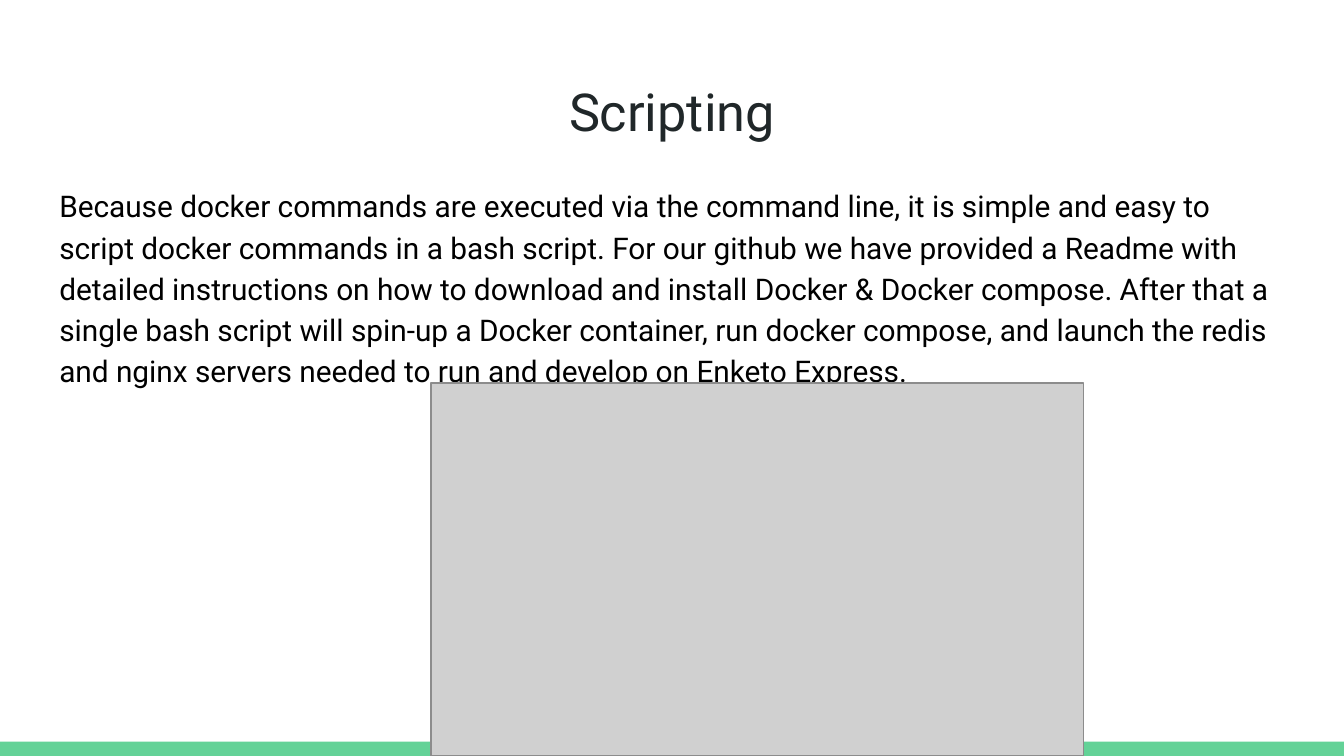
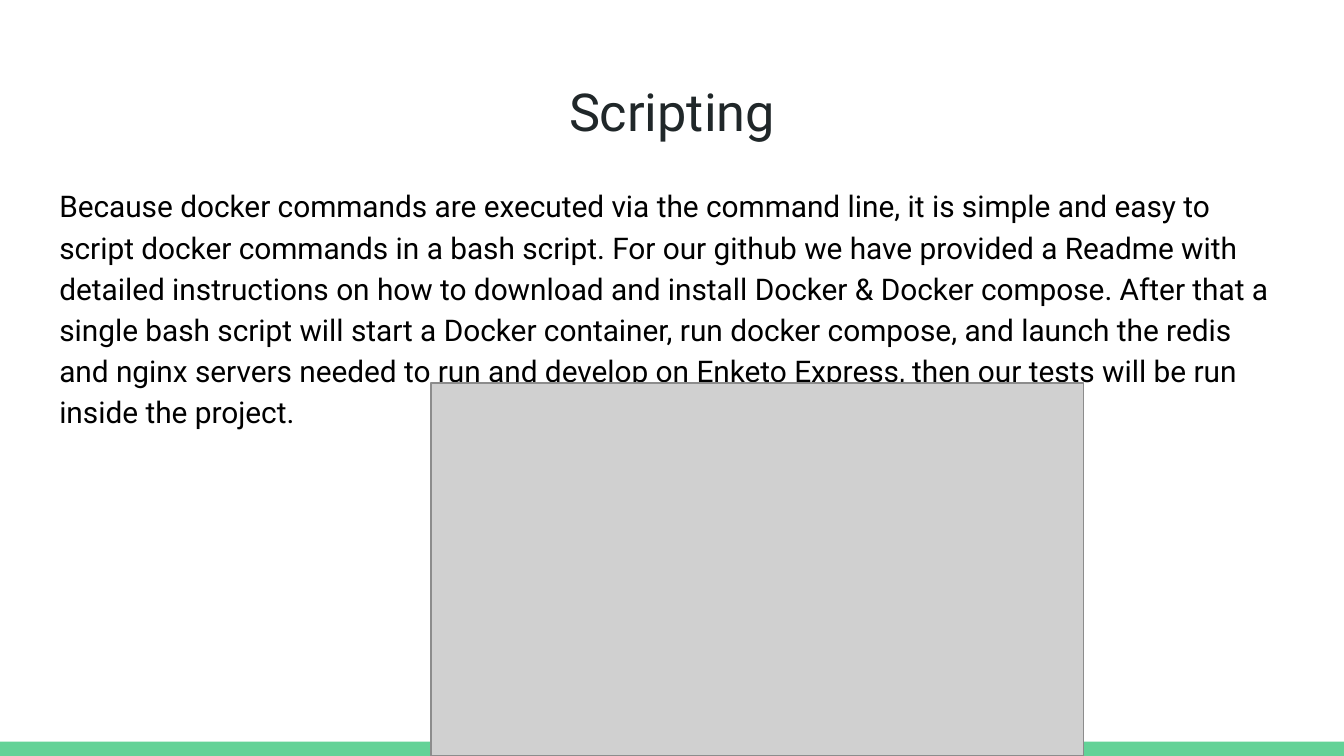
Before and after one commit to CSCI-362-02-2017/KMP, a slide deck: slide 15 of KMP_presentation.pptx. Drawn at 1344x756 pixels with LibreOffice and Linux fonts; fonts in the diff are those of the drawing; grey boxes stand for pictures. Boxes give left, top, right and bottom in pixels: in the first picture for what was removed or moved away, otherwise in the second. Text is boxed around its words. In the diff, an @@ line names an element or a change of style, - is before the commit and + after.

```diff
--- a/KMP_presentation.pptx
+++ b/KMP_presentation.pptx
@@ text at box(59, 194, 1268, 430): text changed @@
-Because docker commands are executed via the command line, it is simple and easy to script docker commands in a bash script. For our github we have provided a Readme with detailed instructions on how to download and install Docker & Docker compose. After that a single bash script will spin-up a Docker container, run docker compose, and launch the redis and nginx servers needed to run and develop on Enketo Express.
+Because docker commands are executed via the command line, it is simple and easy to script docker commands in a bash script. For our github we have provided a Readme with detailed instructions on how to download and install Docker & Docker compose. After that a single bash script will start a Docker container, run docker compose, and launch the redis and nginx servers needed to run and develop on Enketo Express, then our tests will be run inside the project.
```
Also in this commit, not shown: 8 other slides changed, 1 slide added.
